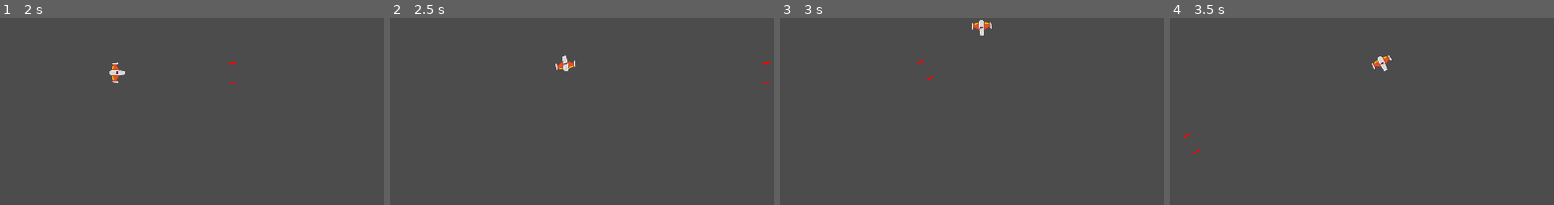
Above: before the commit, frames 1-4 (left to right).
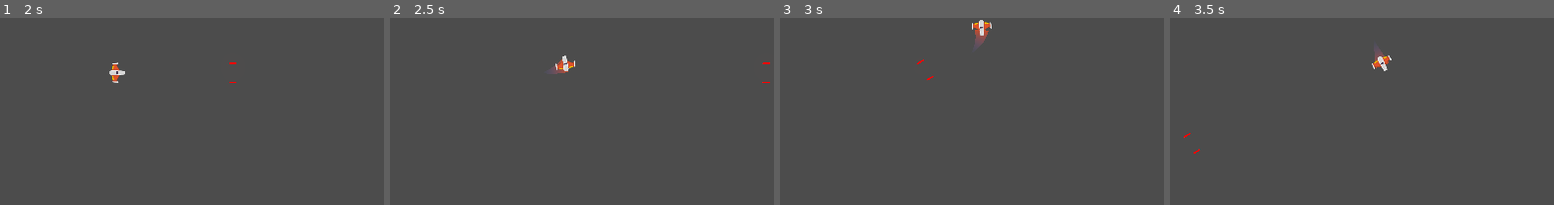
Above: after the commit, the same moments.

Repository: prietodactyl/Meteoritos
Game: Godot game, scene res://Juego/Niveles/NivelTest.tscn
The game is run twice, just before and just after one commit, with the same random seed, the same clock (stepped at 60 frames per second) and the same inputs.
Inputs (mouse positions are % of the whole screen's width and height, from its top left):
- Up to frame 1 (2 s): tap Enter at 0.5 s; move the mouse to (72, 37) at 0.52 s; hold W (Mover Adelante) 0.53-1.28 s; hold S (Mover atrás) 0.53-1.28 s; tap Space (disparo_principal) at 1.25 s; move the mouse to (29, 49) at 1.27 s; tap S (Mover atrás) at 1.35 s
- Up to frame 2 (2.5 s): tap Enter at 2 s; move the mouse to (60, 17) at 2.02 s; hold W (Mover Adelante) from 2.03 s (still down); hold A (Rotar Antihorario) from 2.03 s (still down); tap S (Mover atrás) at 2.3 s
- Up to frame 3 (3 s): keep holding W (Mover Adelante); tap Space (disparo_principal) at 2.75 s; move the mouse to (45, 67) at 2.77 s; release A (Rotar Antihorario) at 2.78 s; tap D (Rotar Horario) at 2.85 s
- Up to frame 4 (3.5 s): keep holding W (Mover Adelante); tap S (Mover atrás) at 3.05 s
The pictures show only the part of the screen within x 31-81%, y 1-51%; the shares and areas given below are measured in that part.

Frame 1 is identical in both runs. In frame 2, 0.1% of the frame differs, in the area x 42-47%, y 22-30%; in frame 3, 0.2%, in the area x 50-55%, y 6-15%; in frame 4, 0.1%.

Commit message:
Estela y sonido motor

Diff:
--- /dev/null
+++ b/Juego/Naves/Player/Estela/Trail2D.gd
@@ -0,0 +1,113 @@
+# Draws a 2D trail using Godot's `Line2D`.
+#
+# Instantiate `Trail2D` as a child of a moving node to use it. To control the color, width curve,
+# texture, or trail width, use parameters from the `Line2D` class.
+tool
+
+class_name Estela
+extends Line2D
+
+export var is_emitting := false setget set_emitting
+
+# Distance in pixels between vertices. A higher resolution leads to more details.
+export var resolution := 5.0
+# Life of each point in seconds before it is deleted.
+export var lifetime := 0.5
+# Maximum number of points allowed on the curve.
+export var max_points := 100
+
+# Optional path to the target node to follow. If not set, the instance follows its parent.
+export var target_path: NodePath
+
+var _points_creation_time := []
+var _last_point := Vector2.ZERO
+var _clock := 0.0
+var _offset := 0.0
+
+onready var target: Node2D = get_node_or_null(target_path)
+
+
+func _ready() -> void:
+	if not target:
+		target = get_parent() as Node2D
+
+	if Engine.editor_hint:
+		set_process(false)
+		return
+
+	_offset = position.length()
+	set_as_toplevel(true)
+	clear_points()
+	position = Vector2.ZERO
+	_last_point = to_local(target.global_position) + calculate_offset()
+
+
+func _get_configuration_warning() -> String:
+	var warning := "Missing Target node: assign a Node that extends Node2D in the Target Path or make the Trail a child of a parent that extends Node2D"
+	if target:
+		warning = ""
+	return warning
+
+
+func _process(delta: float) -> void:
+	_clock += delta
+	remove_older()
+
+	if not is_emitting:
+		return
+
+	# Adding new points if necessary.
+	var desired_point := to_local(target.global_position)
+	var distance: float = _last_point.distance_to(desired_point)
+	if distance > resolution:
+		add_timed_point(desired_point, _clock)
+
+
+# Creates a new point and stores its creation time.
+func add_timed_point(point: Vector2, time: float) -> void:
+	add_point(point + calculate_offset())
+	_points_creation_time.append(time)
+	_last_point = point
+	if get_point_count() > max_points:
+		remove_first_point()
+
+
+# Calculates the offset of the trail from its target.
+func calculate_offset() -> Vector2:
+	return - 1.0 * polar2cartesian(1.0, target.rotation).rotated(- PI / 2) * _offset
+
+
+# Removes the first point in the line and the corresponding time.
+func remove_first_point() -> void:
+	if get_point_count() > 1:
+		remove_point(0)
+	_points_creation_time.pop_front()
+
+
+# Remove points older than `lifetime`.
+func remove_older() -> void:
+	for creation_time in _points_creation_time:
+		var delta = _clock - creation_time
+		if delta > lifetime:
+			remove_first_point()
+		# Points in `_points_creation_time` are ordered from oldest to newest so as soon as a point
+		# isn't older than `lifetime`, we know all remaining points should stay as well.
+		else:
+			break
+
+
+func set_emitting(emitting: bool) -> void:
+	is_emitting = emitting
+	if Engine.editor_hint:
+		return
+
+	if not is_inside_tree():
+		yield(self, "ready")
+
+	if is_emitting:
+		clear_points()
+		_points_creation_time.clear()
+		_last_point = to_local(target.global_position) + calculate_offset()
+
+func set_max_points(points:int) -> void:
+	max_points = points
--- /dev/null
+++ b/Juego/Naves/Player/Estela/Trail2D.tscn
@@ -0,0 +1,17 @@
+[gd_scene load_steps=4 format=2]
+
+[ext_resource path="res://Juego/Naves/Player/Estela/Trail2D.gd" type="Script" id=1]
+
+[sub_resource type="Curve" id=1]
+_data = [ Vector2( 0, 0 ), 0.0, 1.0, 0, 1, Vector2( 1, 1 ), 1.0, 0.0, 1, 0 ]
+
+[sub_resource type="Gradient" id=2]
+colors = PoolColorArray( 0.294118, 0.356863, 0.670588, 0, 0.788235, 0.301961, 0.164706, 1 )
+
+[node name="Trail2D" type="Line2D"]
+points = PoolVector2Array( 0, 0, 32, 0 )
+width_curve = SubResource( 1 )
+default_color = Color( 1, 1, 1, 1 )
+gradient = SubResource( 2 )
+joint_mode = 2
+script = ExtResource( 1 )
--- /dev/null
+++ b/Juego/Naves/Player/Motor/MotorSFX.gd
@@ -0,0 +1,34 @@
+class_name Motor
+extends AudioStreamPlayer2D
+
+export var tiempo_transicion:float = 0.6
+export var volumen_apagado:float = -30.0
+
+onready var tween_sonido:Tween = $Tween
+
+var volumen_original:float
+
+func _ready() -> void:
+	volumen_original = volume_db
+	volume_db = volumen_apagado
+
+func sonido_on() -> void:
+	if not playing:
+		play()
+
+	efecto_transicion(volume_db, volumen_original)
+
+func sonido_off() -> void:
+	efecto_transicion(volume_db, volumen_apagado)
+
+func efecto_transicion(desde_vol:float, hasta_vol:float) -> void:
+	tween_sonido.interpolate_property(
+		self,
+		"volume_db",
+		desde_vol,
+		hasta_vol,
+		tiempo_transicion,
+		Tween.TRANS_LINEAR,
+		Tween.EASE_OUT_IN
+	)
+	tween_sonido.start()
--- /dev/null
+++ b/Juego/Naves/Player/Motor/MotorSFX.tscn
@@ -0,0 +1,10 @@
+[gd_scene load_steps=3 format=2]
+
+[ext_resource path="res://Juego/Naves/Player/Motor/sonido_motor.ogg" type="AudioStream" id=1]
+[ext_resource path="res://Juego/Naves/Player/Motor/MotorSFX.gd" type="Script" id=2]
+
+[node name="MotorSFX" type="AudioStreamPlayer2D"]
+stream = ExtResource( 1 )
+script = ExtResource( 2 )
+
+[node name="Tween" type="Tween" parent="."]
--- a/Juego/Naves/Player/Player.gd
+++ b/Juego/Naves/Player/Player.gd
@@ -4,6 +4,7 @@
 ## Atributos export
 export var potencia_motor:int = 20
 export var potencia_rotacion:int = 280
+export var estela_maxima:int = 150
 
 ## Atributos
 var empuje:Vector2 = Vector2.ZERO
@@ -12,6 +13,8 @@
 ## Atributos onready
 onready var canion:Canion = $Canion
 onready var laser:RayoLaser = $LaserBeam2D
+onready var estela:Estela = $EstelaPuntoInicio/Trail2D
+onready var motor_sfx:Motor = $MotorSFX
 
 ## Métodos
 func _integrate_forces(state: Physics2DDirectBodyState) -> void:
@@ -28,6 +31,17 @@
 
 	if event.is_action_released("disparo_secundario"):
 		laser.set_is_casting(false)
+
+	# Control Estela
+	if event.is_action_pressed("Mover Adelante"):
+		estela.set_max_points(estela_maxima)
+		motor_sfx.sonido_on()
+	elif event.is_action_pressed("Mover atrás"):
+		estela.set_max_points(0)
+		motor_sfx.sonido_on()
+
+	if event.is_action_released("Mover Adelante") or event.is_action_released("Mover atrás"):
+		motor_sfx.sonido_off()
 
 ## Métodos Custom
 func player_input() -> void:
--- a/Juego/Naves/Player/Player.tscn
+++ b/Juego/Naves/Player/Player.tscn
@@ -1,10 +1,12 @@
-[gd_scene load_steps=7 format=2]
+[gd_scene load_steps=9 format=2]
 
 [ext_resource path="res://Juego/Naves/Player/player_orange.png" type="Texture" id=1]
 [ext_resource path="res://Juego/Naves/Player/Player.gd" type="Script" id=2]
 [ext_resource path="res://Juego/Naves/Player/MaterialFisico.tres" type="PhysicsMaterial" id=3]
 [ext_resource path="res://Juego/Proyectiles/Canion.tscn" type="PackedScene" id=4]
 [ext_resource path="res://Juego/Proyectiles/Laser/LaserBeam2D.tscn" type="PackedScene" id=5]
+[ext_resource path="res://Juego/Naves/Player/Estela/Trail2D.tscn" type="PackedScene" id=6]
+[ext_resource path="res://Juego/Naves/Player/Motor/MotorSFX.tscn" type="PackedScene" id=7]
 
 [sub_resource type="CircleShape2D" id=1]
 radius = 19.105
@@ -42,6 +44,19 @@
 [node name="PuntoDerecho" parent="Canion" index="1"]
 position = Vector2( 0, 23 )
 
+[node name="EstelaPuntoInicio" type="Position2D" parent="."]
+
+[node name="Trail2D" parent="EstelaPuntoInicio" instance=ExtResource( 6 )]
+position = Vector2( -5, 0 )
+points = PoolVector2Array( 0, 0, 50, 0 )
+width = 35.0
+is_emitting = true
+lifetime = 0.6
+max_points = 150
+target_path = NodePath("..")
+
+[node name="MotorSFX" parent="." instance=ExtResource( 7 )]
+
 [connection signal="timeout" from="Canion/TimerEnfriamiento" to="Canion" method="_on_TimerEnfriamiento_timeout"]
 
 [editable path="Canion"]
--- a/project.godot
+++ b/project.godot
@@ -13,6 +13,16 @@
 "class": "Canion",
 "language": "GDScript",
 "path": "res://Juego/Proyectiles/Canion.gd"
+}, {
+"base": "Line2D",
+"class": "Estela",
+"language": "GDScript",
+"path": "res://Juego/Naves/Player/Estela/Trail2D.gd"
+}, {
+"base": "AudioStreamPlayer2D",
+"class": "Motor",
+"language": "GDScript",
+"path": "res://Juego/Naves/Player/Motor/MotorSFX.gd"
 }, {
 "base": "Node2D",
 "class": "Nivel",
@@ -36,6 +46,8 @@
 } ]
 _global_script_class_icons={
 "Canion": "",
+"Estela": "",
+"Motor": "",
 "Nivel": "",
 "Player": "",
 "Proyectil": "",
Not shown, added: Juego/Naves/Player/Motor/sonido_motor.ogg.import
Not shown, added: Juego/Naves/Player/Motor/sonido_motor.ogg
